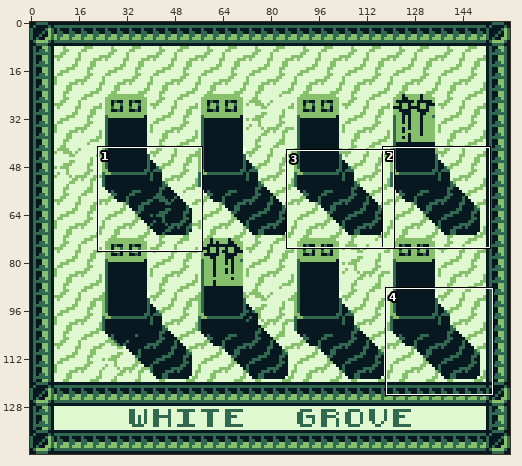
Pixel-art file, stored at assets/backgrounds/maps/white-grove/gbstudio-white-grove.aseprite. Above, an overview of the earlier version with the close-up marked.
Close-up. As it was:
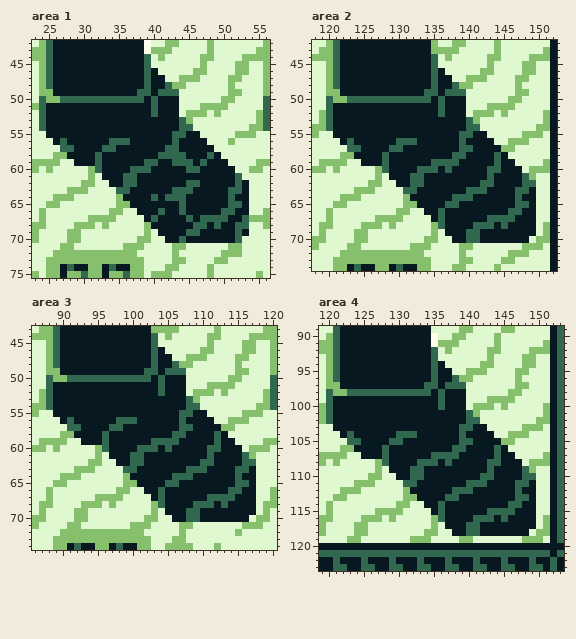
160x144 pixels, 1 frame. Shown: area 1: x 23..56, y 42..75; area 2: x 118..152, y 42..74; area 3: x 86..120, y 43..74; area 4: x 119..153, y 89..123. The commit also changed other parts of the picture, which this record leaves out.
New version:
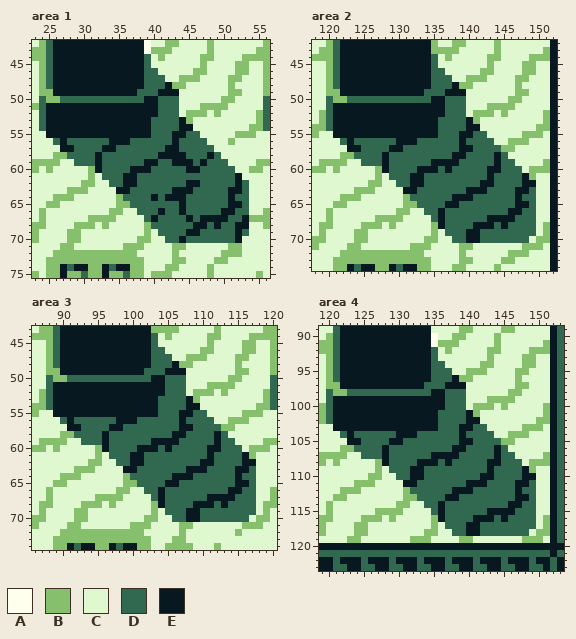
Palette (. is transparent): A #feffec  B #86c06c  C #e0f8cf  D #306850  E #071821
From old to new:
Changed rows in their new state; - is an unchanged pixel.
Area 1:
first column x 26:
46 --------------D-------------
47 --------------DD------------
48 --------------DDE-----------
49 --------------DEEE----------
50 --------------EDDD----------
51 --------------EDDD----------
52 --------------EDDD----------
53 --------------DDDDE---------
54 --------------DDDDEE--------
55 --------------DDDEEDD-------
56 DEDDDDDDEEEDDDDDDEDDDD------
57 -EEDDDDEEDDDDDDDEEDDDDD-----
58 --DDDDEDDDDDDDDEEEEDDDED----
59 ---DDDEDDDDDDEEDDEEEDEDDD---
60 ------EDDDDEEEDDDDDEEDDDDD--
61 -------DDDEEDDDDDDDDDDDDDDE-
62 --------DDEEDDDDDDDEEDDDDDED
63 ---------EEDDDDDDEEEDDDDDEED
64 ----------DDDDEDEEEDDDDDDEDD
65 -----------DDDDDDDEDDDDDDEED
66 ------------DDDEDDEDDDDDEEDD
67 -------------DEDDDDEDEEEEDDE
68 --------------DDDDDDEEDEDDEE
69 ---------------DDDDEEDDDDDED
70 ----------------DDEDDDDDDDE-
Area 2:
first column x 122:
46 --------------D-------------
47 --------------DD------------
48 --------------DDE-----------
49 --------------DEEE----------
50 --------------EDDD----------
51 --------------EDDD----------
52 --------------EDDD----------
53 --------------DDDDE---------
54 --------------DDDDEE--------
55 --------------DDDEEDD-------
56 DEDDDDDDEEEDDDDDDEDDDD------
57 -EEDDDDEEDDDDDDDDEEDDDD-----
58 --DDDDEDDDDDDDDDEEDDDDED----
59 ---DDDEDDDDDDEEEEDDDDDEDD---
60 ------EDDDDEEEDEDDDDDEEDDD--
61 -------DDDEEDDDDDDDDDEDDDDE-
62 --------DDEEDDDDDDDDEEDDDDEE
63 ---------EEDDDDDDDEEEDDDDEED
64 ----------DDDDDDEEEDDDDDDEDD
65 -----------DDDDEEDDDDDDDDEED
66 ------------DDEDDDDDDDDDEEDD
67 -------------DEDDDDDDEEEEDDD
68 --------------EDDDDEEEDEDDDD
69 ---------------DDDEEDDDDDDDD
70 ----------------DDEEDDDDDDD-
Area 3:
first column x 90:
46 --------------D-------------
47 --------------DD------------
48 --------------DDE-----------
49 --------------DEEE----------
50 --------------EDDD----------
51 --------------EDDD----------
52 --------------EDDD----------
53 --------------DDDDE---------
54 --------------DDDDEE--------
55 --------------DDDEEDD-------
56 DEDDDDDDEEEDDDDDDEDDDD------
57 -EEDDDDEEDDDDDDDDEEDDDD-----
58 --DDDDEDDDDDDDDDEEDDDDED----
59 ---DDDEDDDDDDEEEEDDDDDEDD---
60 ------EDDDDEEEDEDDDDDEEDDD--
61 -------DDDEEDDDDDDDDDEDDDDE-
62 --------DDEEDDDDDDDDEEDDDDEE
63 ---------EEDDDDDDDEEEDDDDEED
64 ----------DDDDDDEEEDDDDDDEDD
65 -----------DDDDEEDDDDDDDDEED
66 ------------DDEDDDDDDDDDEEDD
67 -------------DEDDDDDDEEEEDDD
68 --------------EDDDDEEEDEDDDD
69 ---------------DDDEEDDDDDDDD
70 ----------------DDEEDDDDDDD-
Area 4:
first column x 122:
 94 --------------D-------------
 95 --------------DD------------
 96 --------------DDE-----------
 97 --------------DEEE----------
 98 --------------EDDD----------
 99 --------------EDDD----------
100 --------------EDDD----------
101 --------------DDDDE---------
102 --------------DDDDEE--------
103 --------------DDDEEDD-------
104 DEDDDDDDEEEDDDDDDEDDDD------
105 -EEDDDDEEDDDDDDDDEEDDDD-----
106 --DDDDEDDDDDDDDDEEDDDDED----
107 ---DDDEDDDDDDEEEEDDDDDEDD---
108 ------EDDDDEEEDEDDDDDEEDDD--
109 -------DDDEEDDDDDDDDDEDDDDE-
110 --------DDEEDDDDDDDDEEDDDDEE
111 ---------EEDDDDDDDEEEDDDDEED
112 ----------DDDDDDEEEDDDDDDEDD
113 -----------DDDDEEDDDDDDDDEED
114 ------------DDEDDDDDDDDDEEDD
115 -------------DEDDDDDDEEEEDDD
116 --------------EDDDDEEEDEDDDD
117 ---------------DDDEEDDDDDDDD
118 ----------------DDEEDDDDDDD-
